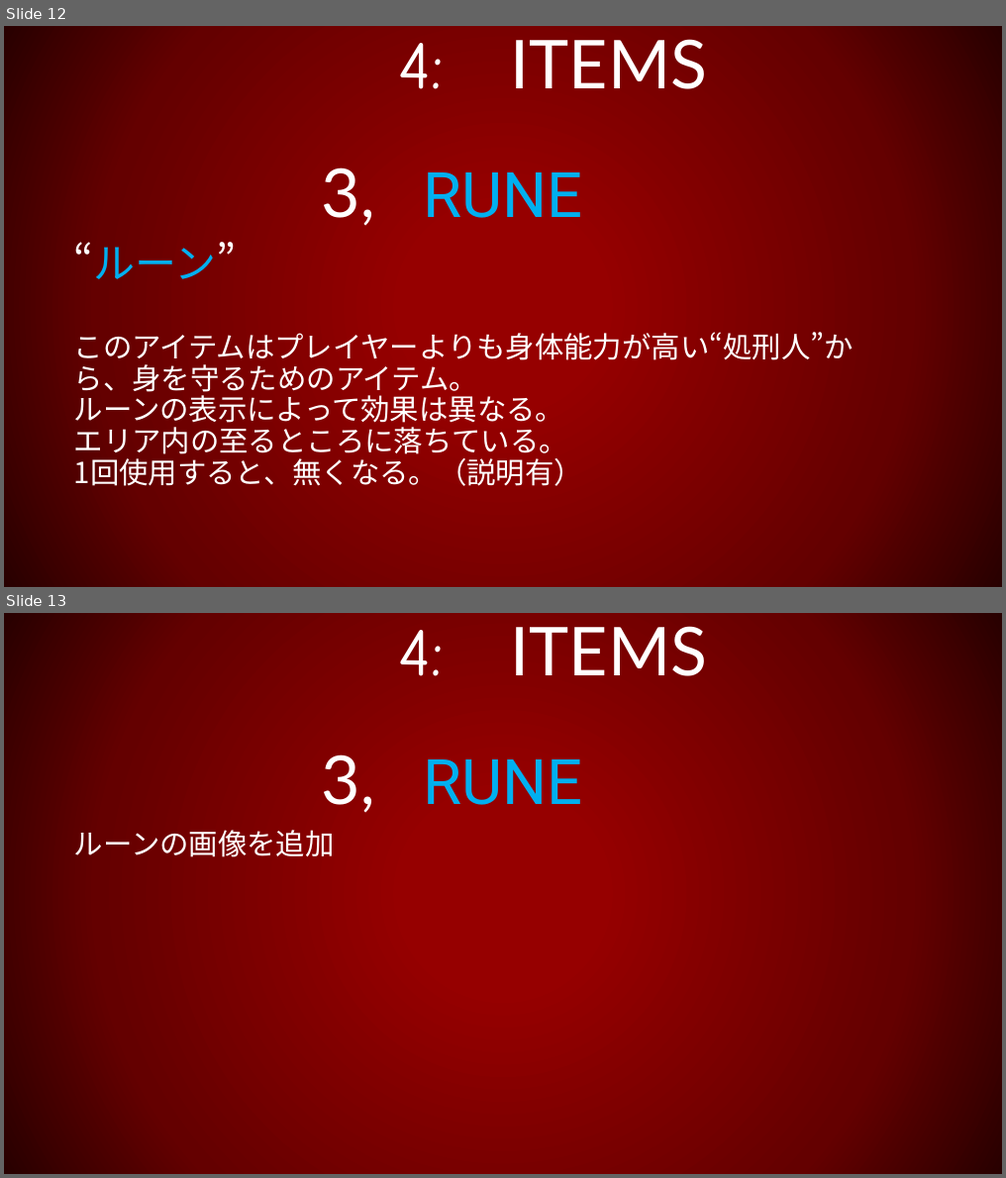
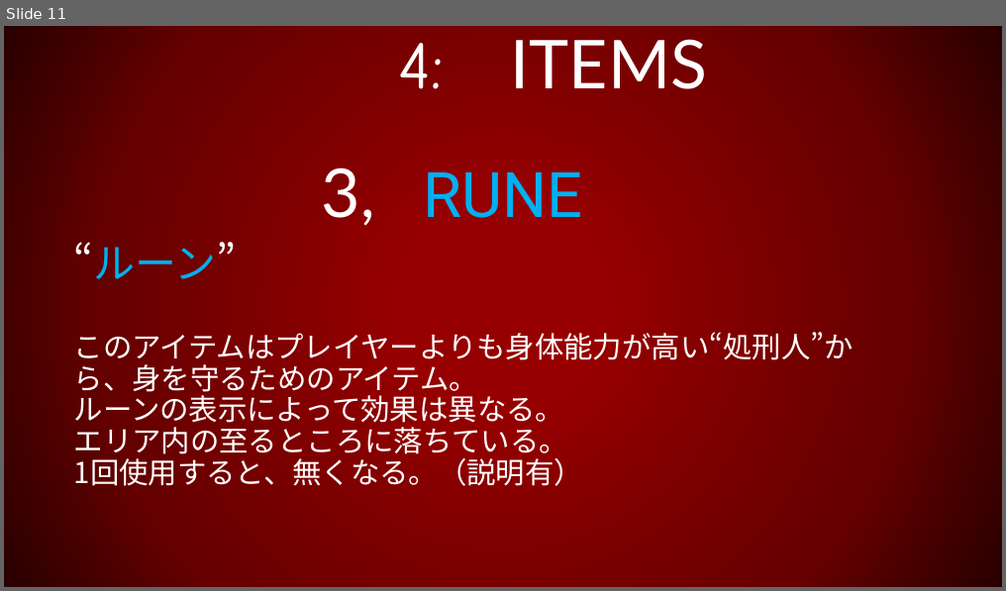
Before and after one commit to 1816025/UE4-Project, a slide deck: TEAM2020.pptx. Shown one above the other, each under a label of ours: slides 12 and 13 before the commit, slide 11 after it. The pictures are 1006x1178 and 1006x591 pixels, drawn with LibreOffice and Linux fonts; fonts in the diff are those of the drawing. Boxes give left, top, right and bottom in pixels: in the first picture for what was removed or moved away, otherwise in the second. Text is boxed around its words. In the diff, an @@ line names an element or a change of style, - is before the commit and + after.

```diff
--- a/TEAM2020.pptx
+++ b/TEAM2020.pptx
@@ slide 13 removed at bbox=[4, 613, 1002, 1174], background gradient #960000 to #650000 to #290000 @@
@@ title removed at bbox=[322, 626, 708, 805] @@
-4: ITEMS
-3, RUNE
@@ text removed at bbox=[74, 830, 335, 858] @@
-ルーンの画像を追加
@@ what was slide 12 is now slide 11 @@
```
Also in this commit, not shown: 9 slides changed, 4 slides added, 5 other slides removed.
